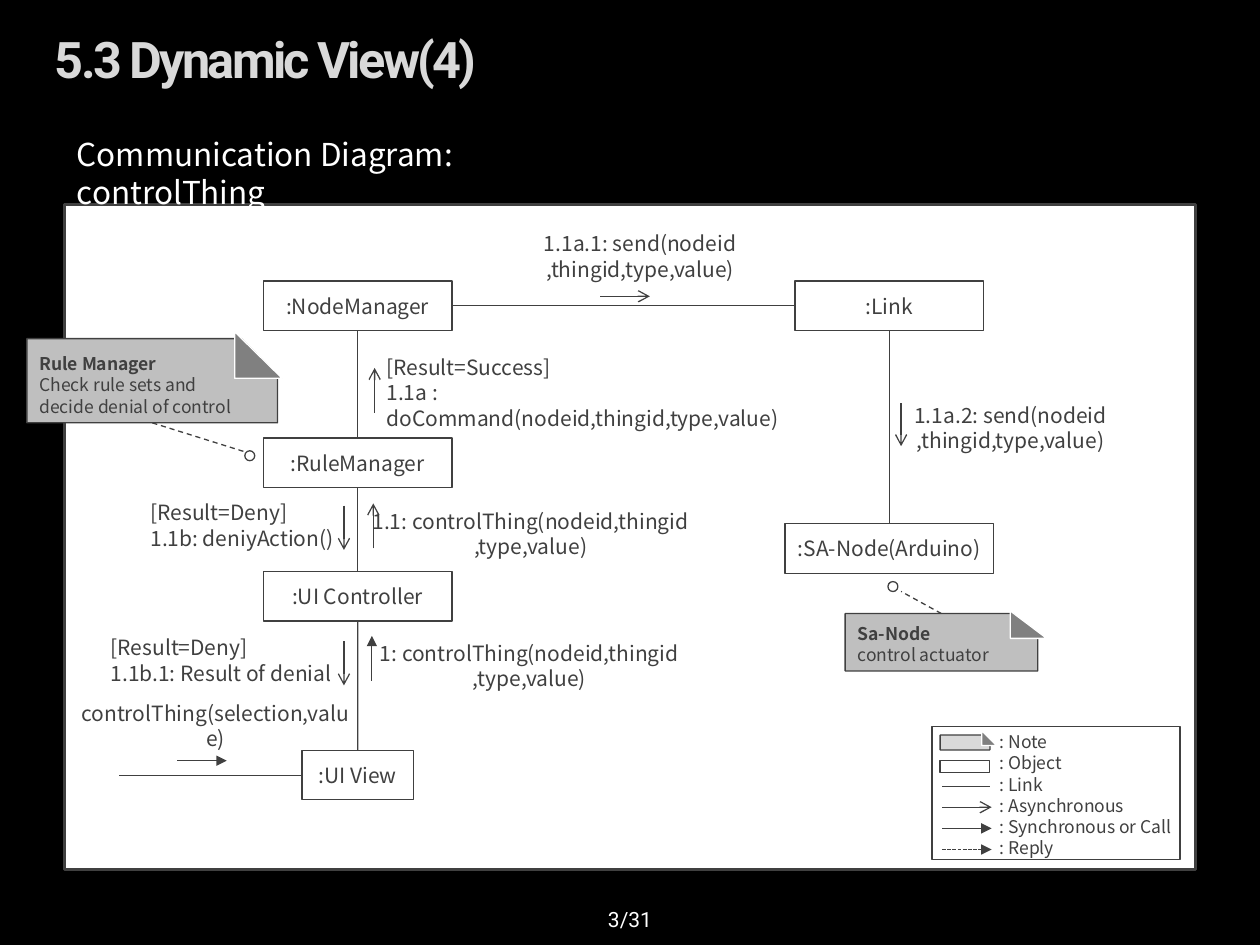
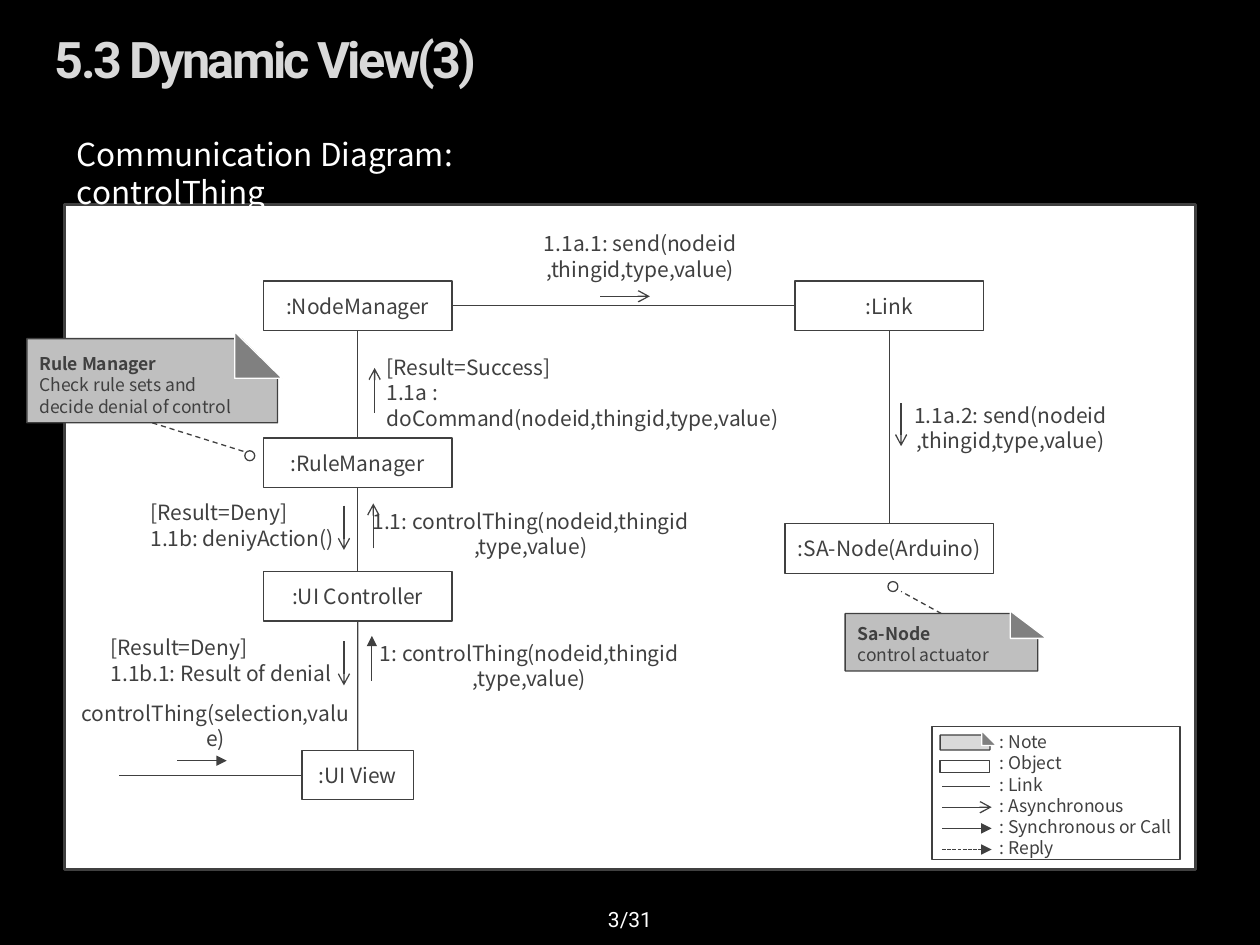
Before and after one commit to youkkwon/smarthome, a slide deck: slide 3 of doc/dynamic view 150616_communication_dgm.pptx. Drawn at 1260x945 pixels with LibreOffice and Linux fonts; fonts in the diff are those of the drawing; background and template pictures are left out. Boxes give left, top, right and bottom in pixels: in the first picture for what was removed or moved away, otherwise in the second. Text is boxed around its words. In the diff, an @@ line names an element or a change of style, - is before the commit and + after.

```diff
--- a/doc/dynamic view 150616_communication_dgm.pptx
+++ b/doc/dynamic view 150616_communication_dgm.pptx
@@ title at [55,38,477,89]: text changed @@
-5.3 Dynamic View(4)
+5.3 Dynamic View(3)
```
Also in this commit, not shown: 3 other slides changed, 2 slides added.
